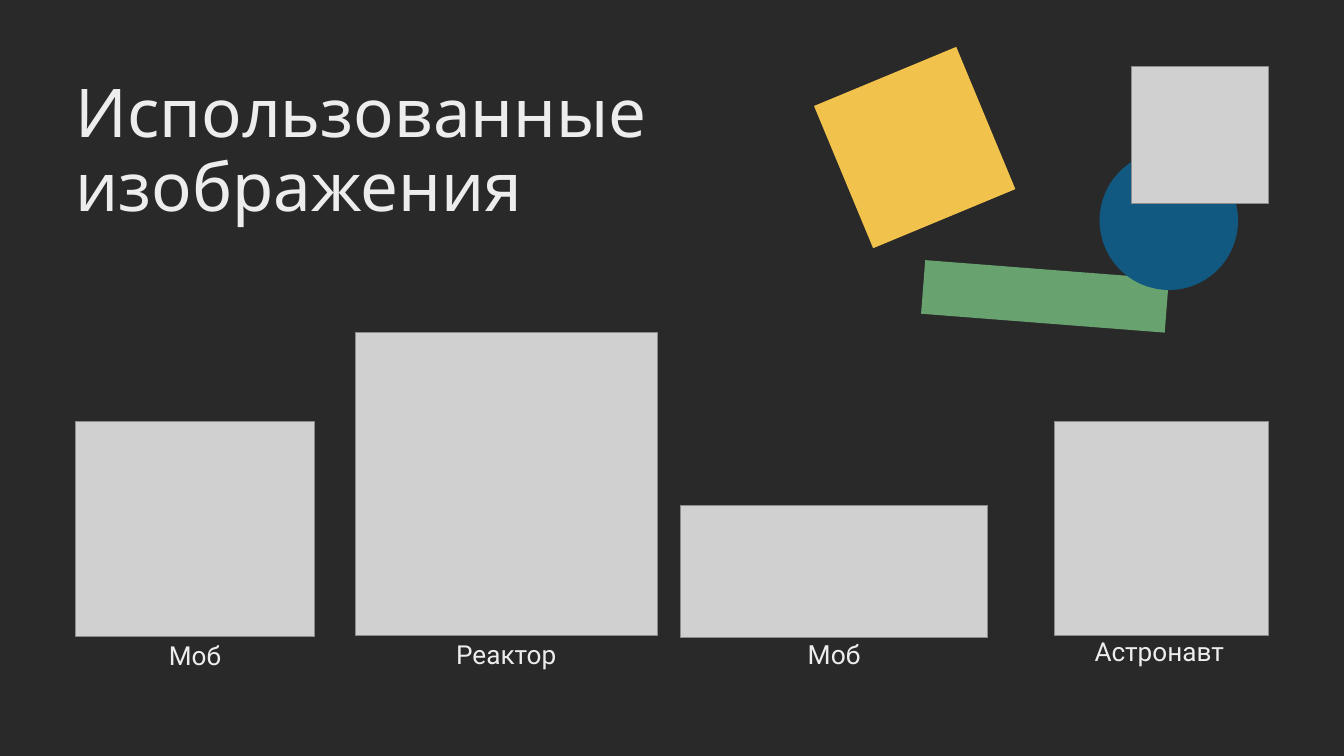
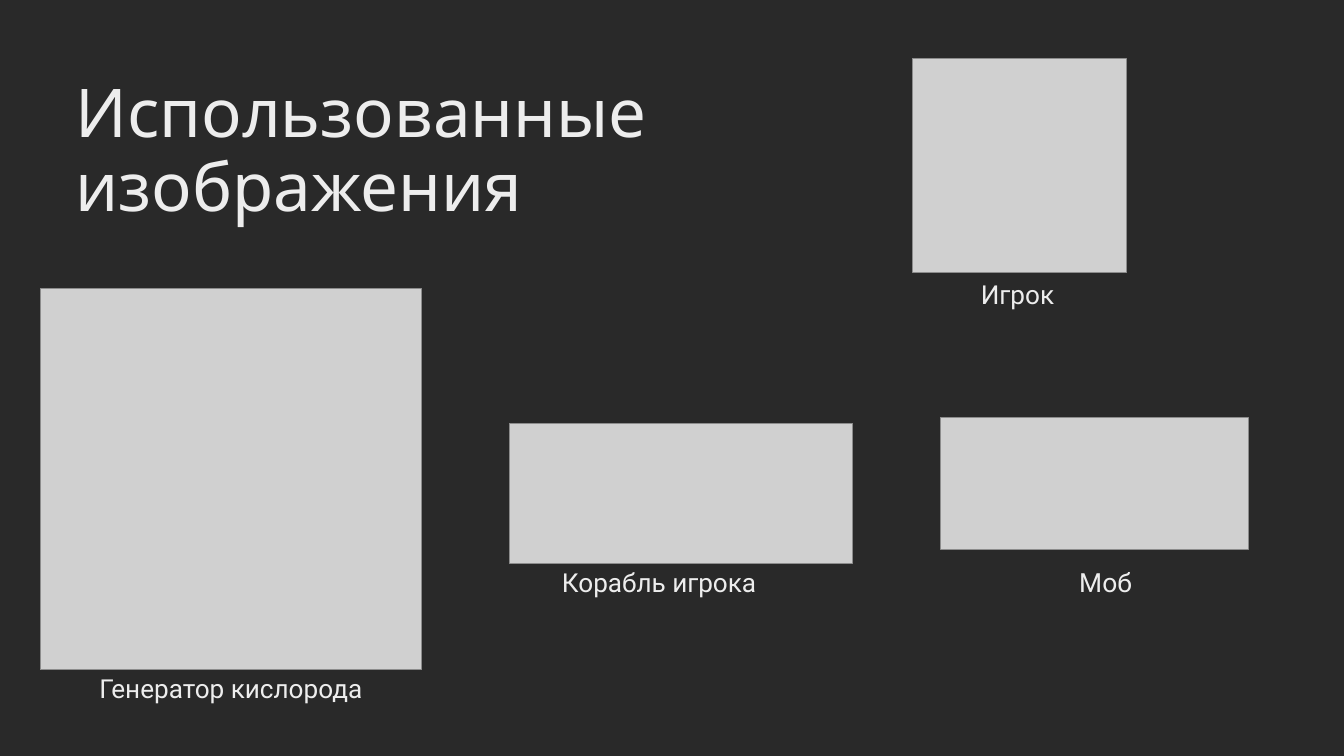
Before and after one commit to Nekro25/Immersed, a slide deck: slide 9 of DESCRIPTION/IMMERSED.pptx (slide 8 before the commit). Drawn at 1344x756 pixels with LibreOffice and Linux fonts; fonts in the diff are those of the drawing; grey boxes stand for pictures. Boxes give left, top, right and bottom in pixels: in the first picture for what was removed or moved away, otherwise in the second. Text is boxed around its words. In the diff, an @@ line names an element or a change of style, - is before the commit and + after.

```diff
--- a/DESCRIPTION/IMMERSED.pptx
+++ b/DESCRIPTION/IMMERSED.pptx
@@ freeform shape removed at bbox=[814, 47, 1016, 248] @@
@@ picture: place and size @@
-picture at bbox=[1054, 421, 1268, 635]
+picture at bbox=[913, 59, 1126, 273]
@@ picture removed at bbox=[1132, 67, 1268, 203] @@
@@ freeform shape removed at bbox=[1083, 135, 1254, 306] @@
@@ freeform shape removed at bbox=[921, 260, 1169, 333] @@
@@ picture added at bbox=[40, 288, 422, 670] @@
@@ text added at bbox=[981, 285, 1054, 310], 28 pt, text #EDEDED @@
+Игрок
@@ picture removed at bbox=[355, 333, 657, 635] @@
@@ picture: place and size @@
-picture at bbox=[681, 505, 989, 638]
+picture at bbox=[941, 417, 1249, 550]
@@ picture removed at bbox=[75, 421, 314, 636] @@
@@ picture added at bbox=[509, 423, 852, 563] @@
@@ text "Моб": place and size @@
-text "Моб" at bbox=[808, 644, 861, 665]
+text "Моб" at bbox=[1079, 572, 1132, 593]
@@ text added at bbox=[562, 572, 756, 598], 28 pt, text #EDEDED @@
+Корабль игрока
@@ text removed at bbox=[169, 645, 221, 666] @@
-Моб
@@ text removed at bbox=[456, 645, 556, 670] @@
-Реактор
@@ text removed at bbox=[1095, 642, 1224, 667] @@
-Астронавт
@@ text added at bbox=[99, 679, 362, 704], 28 pt, text #EDEDED @@
+Генератор кислорода
```
Also in this commit, not shown: 3 other slides changed, 3 slides added, 2 slides removed, 5 other files.
